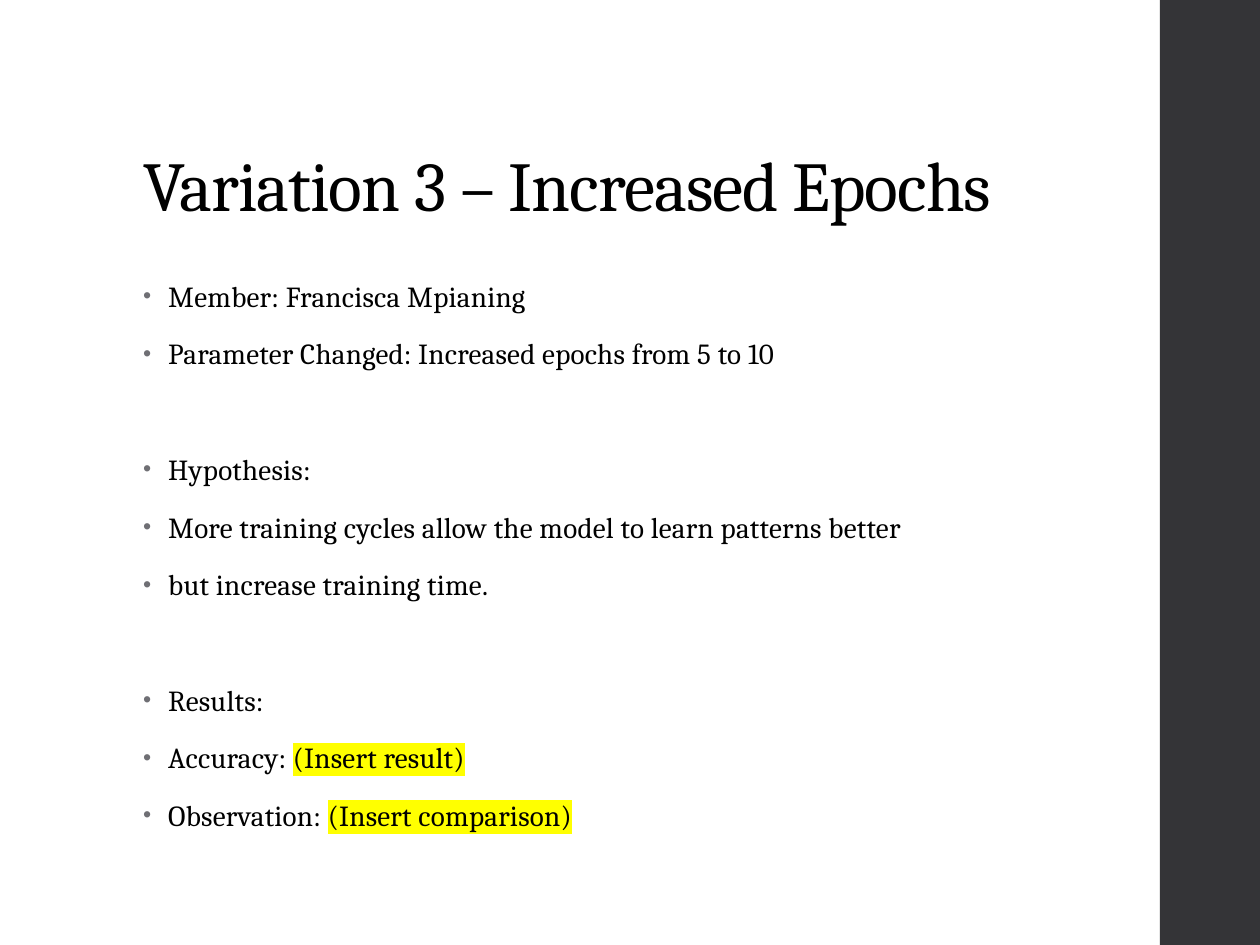
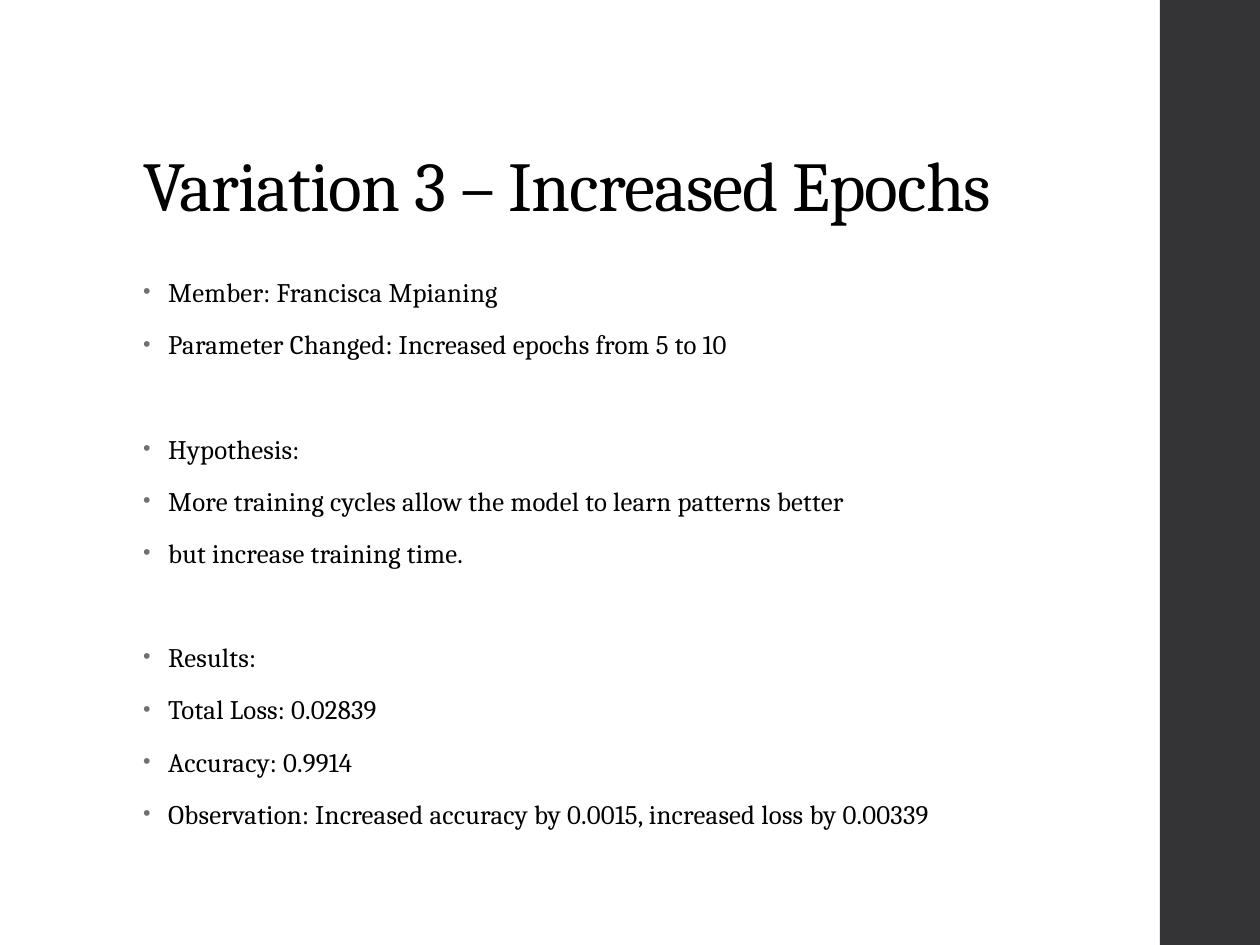
Before and after one commit to jamieridenour-rgb/IN501_Unit9, a slide deck: slide 5 of IN501_Ridenour_Kresser_Meadows_Mpianin_Galarza_Unit9_Assignment.pptx. Drawn at 1260x945 pixels with LibreOffice and Linux fonts; fonts in the diff are those of the drawing. Boxes give left, top, right and bottom in pixels: in the first picture for what was removed or moved away, otherwise in the second. Text is boxed around its words. In the diff, an @@ line names an element or a change of style, - is before the commit and + after.

```diff
--- a/IN501_Ridenour_Kresser_Meadows_Mpianin_Galarza_Unit9_Assignment.pptx
+++ b/IN501_Ridenour_Kresser_Meadows_Mpianin_Galarza_Unit9_Assignment.pptx
@@ text at (168, 283, 843, 668): size 16.6 to 15.3 pt in "Member: Francisca Mpianing", "Parameter Changed: Increased epochs from 5 to ...", "Hypothesis:", "More training cycles allow the model to ..." and 2 more places; line spacing 0.85 to 0.75 @@
@@ text at (168, 700, 929, 830): text changed; size 16.6 to 15.3 pt @@
-• Accuracy: (Insert result)
-• Observation: (Insert comparison)
+• Total Loss: 0.02839
+• Accuracy: 0.9914
+• Observation: Increased accuracy by 0.0015, increased loss by 0.00339
```
Also in this commit, not shown: 5 other slides changed, 6 other files.
